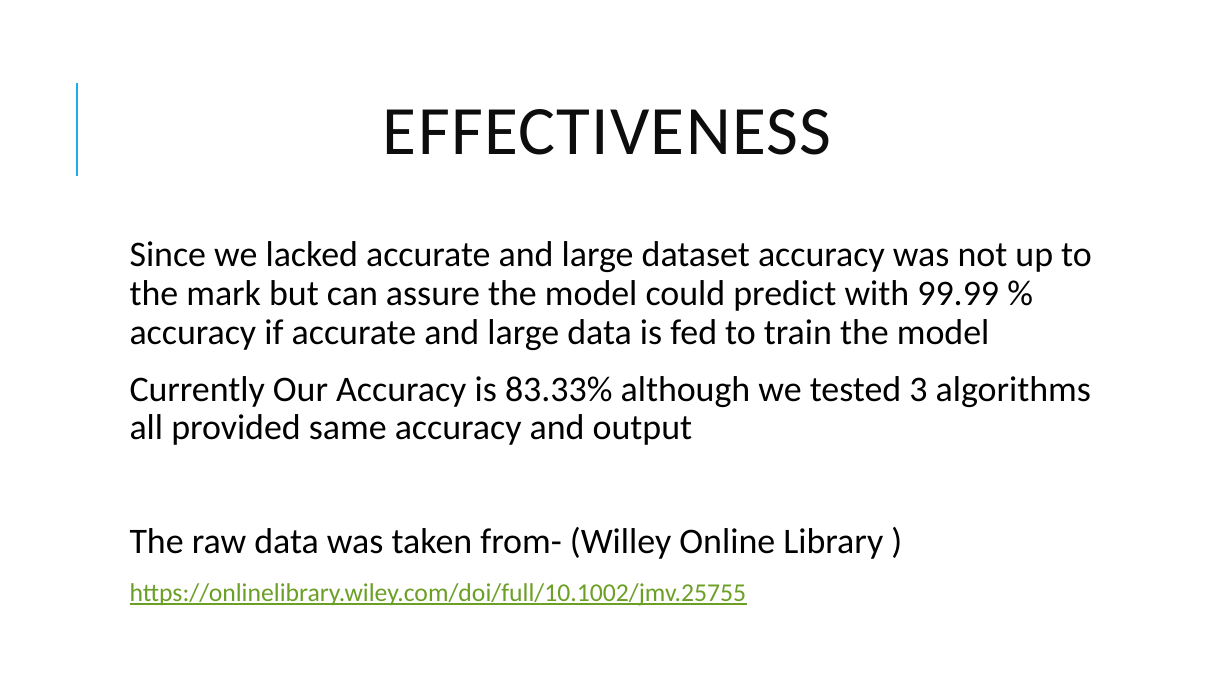
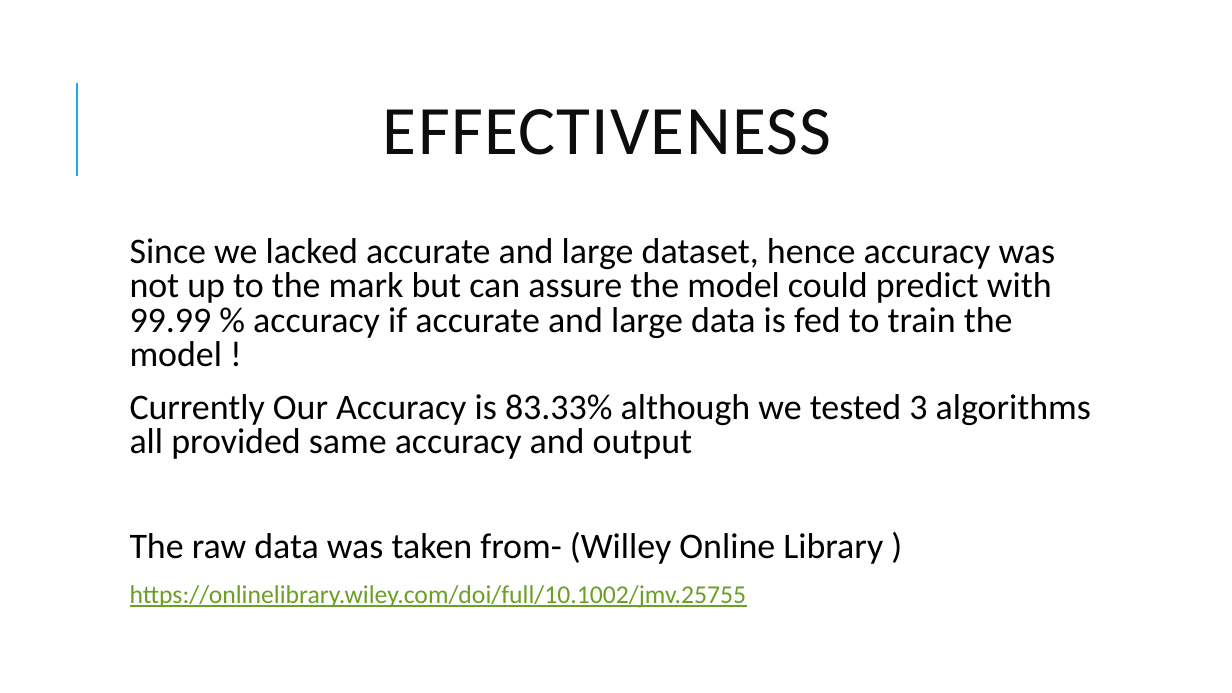
Before and after one commit to xybervenom/CovidTrials-Hackinindia, a slide deck: slide 4 of Covid 19 Tester.pptx. Drawn at 1232x693 pixels with LibreOffice and Linux fonts; fonts in the diff are those of the drawing. Boxes give left, top, right and bottom in pixels: in the first picture for what was removed or moved away, otherwise in the second. Text is boxed around its words. In the diff, an @@ line names an element or a change of style, - is before the commit and + after.

```diff
--- a/Covid 19 Tester.pptx
+++ b/Covid 19 Tester.pptx
@@ text at <box>130,238,1056,367</box>: text changed @@
-Since we lacked accurate and large dataset accuracy was not up to the mark but can assure the model could predict with 99.99 % accuracy if accurate and large data is fed to train the model
+Since we lacked accurate and large dataset, hence accuracy was not up to the mark but can assure the model could predict with 99.99 % accuracy if accurate and large data is fed to train the model !
@@ text at <box>130,394,1091,608</box>: line spacing 0.9 to 0.8 @@
```
Also in this commit, not shown: 4 other slides changed.
